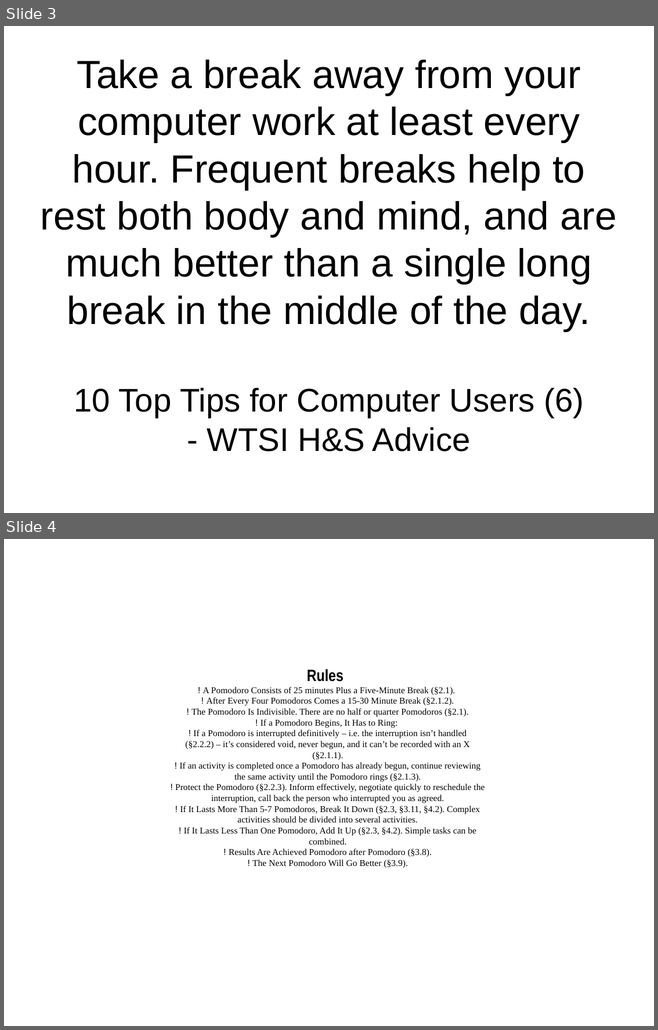
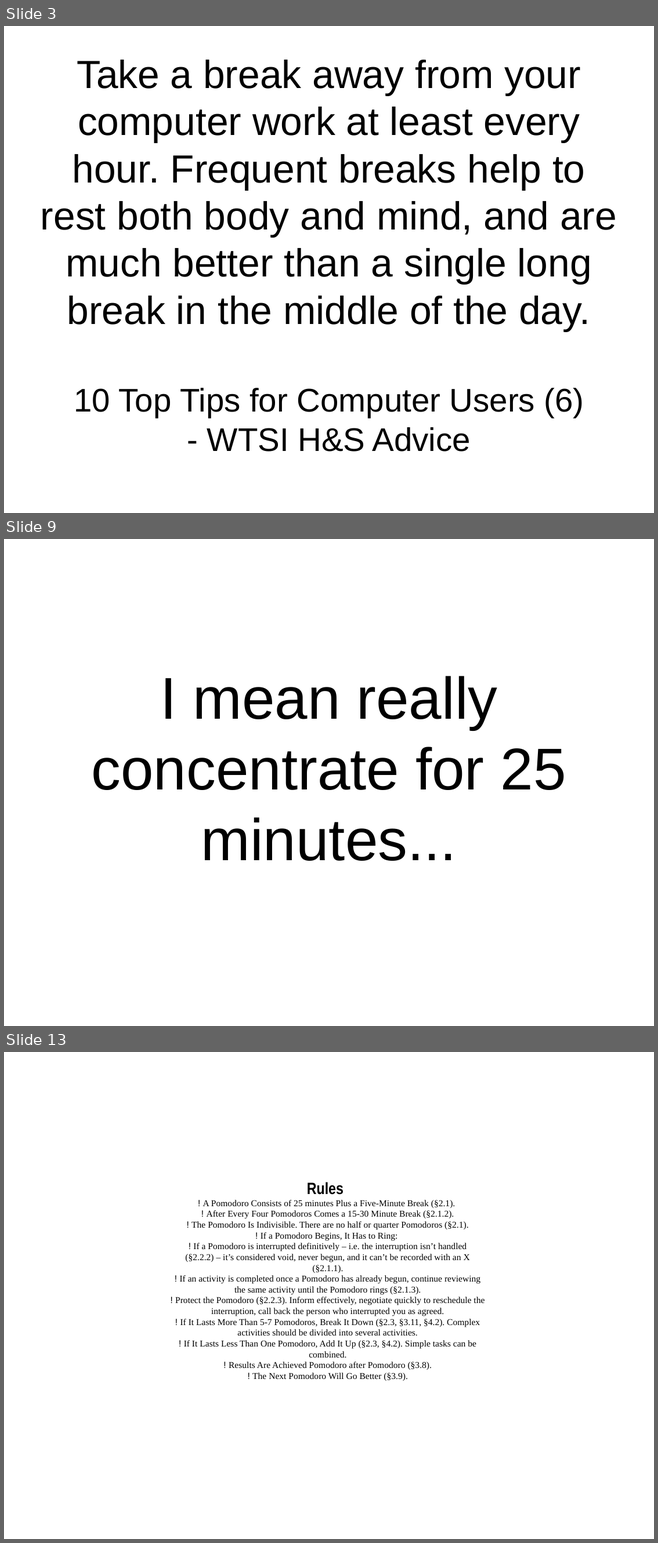
Before and after one commit to setitesuk/presentations, a slide deck: pomodoro_lightning_talk.odp. Shown one above the other, each under a label of ours: slides 3 and 4 before the commit, slides 3, 9 and 13 after it; the slides between them are not shown. The pictures are 658x1030 and 658x1543 pixels, drawn with LibreOffice and Linux fonts; fonts in the diff are those of the drawing. Boxes give left, top, right and bottom in pixels: in the first picture for what was removed or moved away, otherwise in the second. Text is boxed around its words. In the diff, an @@ line names an element or a change of style, - is before the commit and + after.

```diff
--- a/pomodoro_lightning_talk.odp
+++ b/pomodoro_lightning_talk.odp
@@ slide 9 added at (4, 539, 654, 1026), background #FFFFFF @@
@@ subtitle added at (92, 676, 566, 861), 72 pt, text #000000 @@
+I mean really concentrate for 25 minutes...
@@ what was slide 4 is now slide 13 @@
```
Also in this commit, not shown: 8 other slides added.
